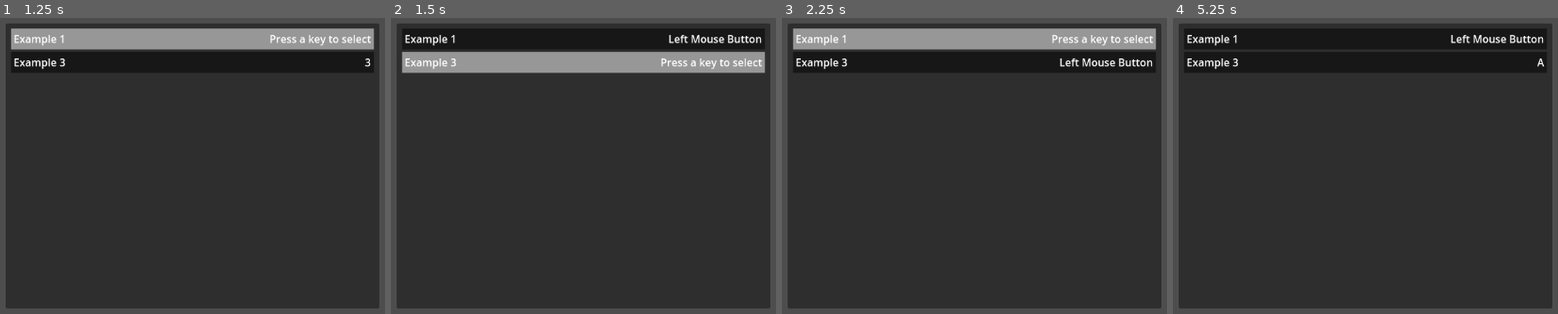
Above: before the commit, frames 1-4 (left to right).
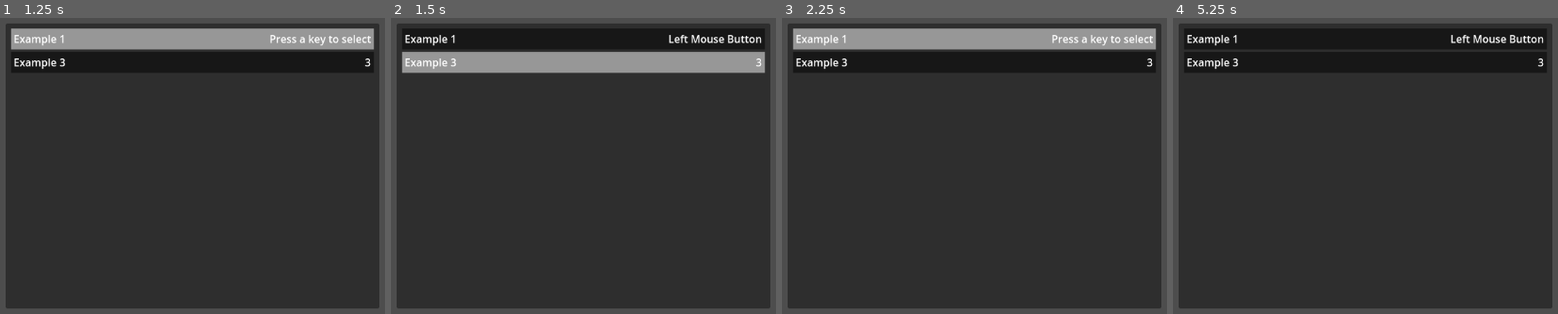
Above: after the commit, the same moments.

Repository: SytonK/settings-and-menus
Game: Godot game, scene res://src/UI/menus/settings/rebind/example/rebind_example.tscn
Same seed, same stepped clock (60 frames per second), same inputs: the game is played once before the commit and once after it. The project has no main scene, so this scene is started directly.
Inputs (mouse positions are in pixels of both pictures, inside the frame that each line leads up to):
- Up to frame 1 (1.25 s): click (192, 38) at 0.5 s
- Up to frame 2 (1.5 s): click (583, 62) at 1.27 s
- Up to frame 3 (2.25 s): click (974, 38) at 2 s
- Up to frame 4 (5.25 s): click (1365, 62) at 2.77 s; click (1365, 38) at 3.5 s; click (1365, 62) at 4.27 s; tap A at 5 s; move the mouse to (1531, 145) at 5.02 s; press the mouse at (1531, 145) at 5.03 s

Frame 1 is identical in both runs. In frame 2, 0.3% of the frame differs, in the area x 70-97%, y 13-18%; in frame 3, 0.4%, in the area x 72-97%, y 13-17%; in frame 4, less than 0.1%.

Commit message:
accept event after rebind

Diff:
--- a/src/UI/menus/settings/rebind/rebind_menu.gd
+++ b/src/UI/menus/settings/rebind/rebind_menu.gd
@@ -24,6 +24,8 @@
 			remapping_button.is_remaping =  false
 			remapping_button = null
 
+			accept_event()
+
 
 func _create_actions_list() -> void:
 	for action in InputActionsToRebind.input_actions:
